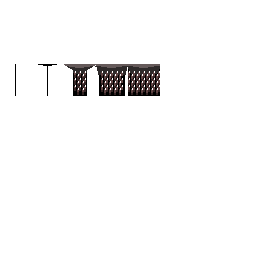
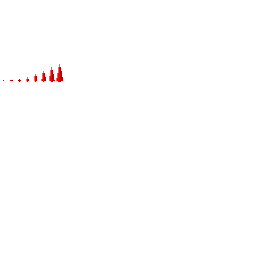
Comparing the layer stacks of the two 256px x 256px images. Changes:
painted on "Background" over [3, 64, 160, 96]
